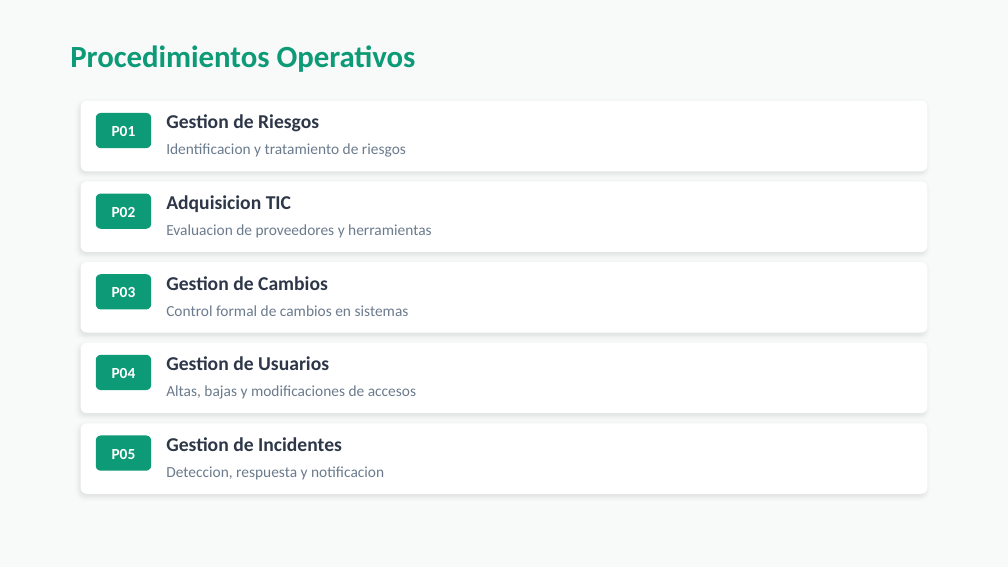
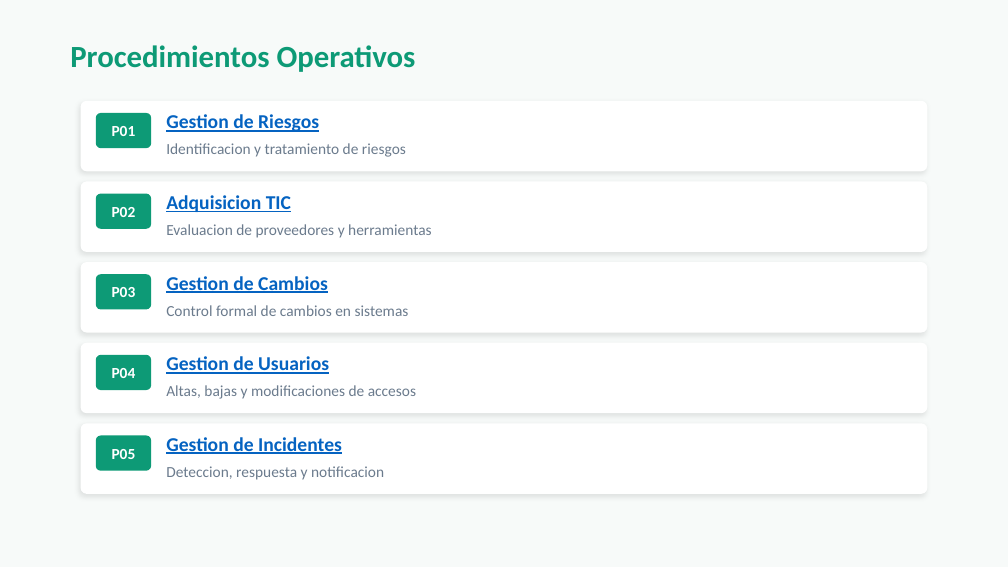
Before and after one commit to testMyummm/optim-ens, a slide deck: slide 11 of 08_GOBERNANZA/Presentacion ENS equipo optimTech.pptx. Drawn at 1008x567 pixels with LibreOffice and Linux fonts; fonts in the diff are those of the drawing. Boxes give left, top, right and bottom in pixels: in the first picture for what was removed or moved away, otherwise in the second. Text is boxed around its words. In the diff, an @@ line names an element or a change of style, - is before the commit and + after.

```diff
--- a/08_GOBERNANZA/Presentacion ENS equipo optimTech.pptx
+++ b/08_GOBERNANZA/Presentacion ENS equipo optimTech.pptx
@@ text colour #2D3748 to #0563C1, underline on in 5 elements at (166, 114, 319, 132), (166, 195, 291, 212), (166, 276, 328, 293), (166, 356, 329, 374), (166, 437, 342, 454) @@
```
Also in this commit, not shown: 1 other slide changed, 1 other file.
